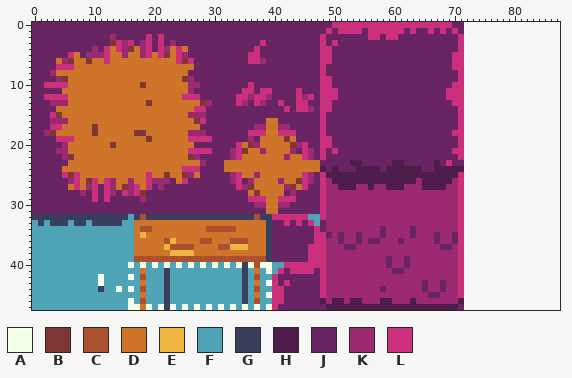
One commit to this pixel-art file: Concept/tileset.aseprite. This is how it looked before the edit.
72x48 pixels, 1 frame. The old version is drawn lined up with the new one, on the new canvas.
Palette (. is transparent): A #f5ffe8  B #7d3833  C #ab5130  D #cf752b  E #f0b541  F #4fa4b8  G #3a3f5e  H #4f1d4c  J #692464  K #9c2a70  L #cc2f7b
Pixels before (only the part around the change), first column x 62:
 0 LLLLLLLLJJ................
 1 JLJJLJLJLJ................
 2 JJJJJJJJJL................
 3 JJJJJJJJJL................
 4 JJJJJJJJJL................
 5 JJJJJJJJLL................
 6 JJJJJJJJLL................
 7 JJJJJJJJLL................
 8 JJJJJJJJJL................
 9 JJJJJJJJJL................
10 JJJJJJJJLL................
11 JJJJJJJLLL................
12 JJJJJJJLLL................
13 JJJJJJJJLL................
14 JJJJJJJJJL................
15 JJJJJJJJJL................
16 JJJJJJJJJL................
17 JJJJJJJJJL................
18 JJJJJJJJLL................
19 JJJJJJJJJL................
20 JJJJJJJJJL................
21 JJJJJJJJLL................
22 JJJJJJJJJL................
23 JJJJJHJLJJ................
24 HHHJJHHHHH................
25 HHHHHHHHHL................
26 HHKHHHHHKL................
27 KKKHHHHKKL................
28 KKKKKKKKKL................
29 KKKKKKKKKL................
30 KKKKKKKKKL................
31 KKKKKKKKKL................
32 KKKKKKKKKL................
33 KKKKKKKKKL................
34 KJKKKKKKKL................
35 KJKKKJKKJL................
36 KKKKKJKKJL................
37 KKKKKKJJKL................
38 KKKKKKKKKL................
39 JKKKKKKKKL................
40 JKKKKKKKKL................
41 KKKKKKKKKL................
42 KKKKKKKKKL................
43 KKKJKKJKKL................
44 KKKJKKJKKL................
45 KKKKJJKKKL................
46 KHKKKKKKKH................
47 HHHHHHHHHJ................
After:
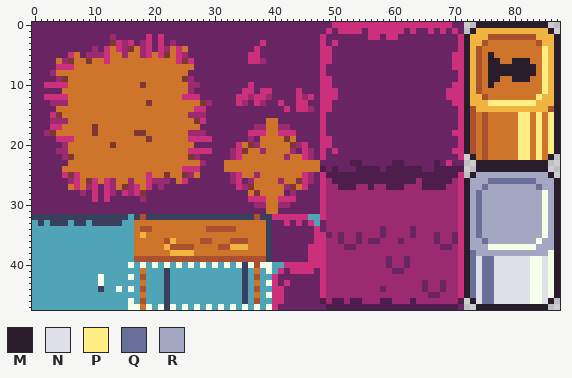
Colours new in this view: M #291d2b  N #dfe0e8  P #ffee83  Q #686f99  R #a3a7c2
The edit:
canvas 72x48 -> 88x48
The author put colour A in rows 28 to 35 at x 85; in row 36 at x 84; in row 37 at x 76 to 83; in row 38 at x 86; in rows 39 to 45 at x 83 to 84 and 86; in row 46 at x 83 to 84.
The author put colour C in row 2 at x 76 to 83; in row 3 at x 75 and 84; in rows 4 to 11 at x 74; in row 12 at x 75; in row 14 at x 73 and 86; in rows 15 to 21 at x 73 and 75.
The author put colour C in row 22 at x 75.
The author put colour D in row 3 at x 76 to 83; in row 4 at x 75 to 84; in row 5 at x 75 and 77 to 84; in row 6 at x 75, 78 to 79 and 83 to 84; in rows 7 to 8 at x 75 and 84; in row 9 at x 75, 78 to 79 and 83 to 84.
The author put colour D in row 10 at x 75 and 77 to 84; in row 11 at x 75 to 84; in row 12 at x 76 to 83; in rows 15 to 22 at x 74, 76 to 80, 83 and 85.
The author put colour E in row 1 at x 74 to 85; in row 2 at x 73 to 75 and 84 to 86; in row 3 at x 73 to 74 and 85 to 86; in rows 4 to 11 at x 73 and 86; in row 12 at x 73 to 74 and 85 to 86; in row 13 at x 73 to 75 and 84 to 86.
The author put colour E in row 14 at x 74 to 85.
The author put colour M in row 0 at x 74 to 85; in row 1 at x 73 and 86; in rows 2 to 4 at x 72 and 87; in row 5 at x 72, 76 and 87; in row 6 at x 72, 76 to 77, 80 to 82 and 87; in rows 7 to 8 at x 72, 76 to 83 and 87.
The author put colour M in row 9 at x 72, 76 to 77, 80 to 82 and 87; in row 10 at x 72, 76 and 87; in rows 11 to 21 at x 72 and 87; in row 22 at x 73 and 86; in rows 23 to 24 at x 74 to 85; in row 25 at x 73 and 86.
The author put colour M in rows 26 to 45 at x 72 and 87; in row 46 at x 73 and 86; in row 47 at x 74 to 85.
The author put colour N in rows 39 to 46 at x 74, 77 to 82 and 85.
The author put colour P in rows 4 to 11 at x 85; in row 12 at x 84; in row 13 at x 76 to 83; in rows 15 to 21 at x 81 to 82, 84 and 86; in row 22 at x 81 to 82 and 84.
The author put colour Q in row 26 at x 76 to 83; in row 27 at x 75 and 84; in rows 28 to 35 at x 74; in row 36 at x 75; in row 38 at x 73; in rows 39 to 45 at x 73 and 75 to 76.
The author put colour Q in row 46 at x 75 to 76.
The author put colour R in row 25 at x 74 to 85; in row 26 at x 73 to 75 and 84 to 86; in row 27 at x 73 to 74, 76 to 83 and 85 to 86; in rows 28 to 35 at x 73, 75 to 84 and 86; in row 36 at x 73 to 74, 76 to 83 and 85 to 86; in row 37 at x 73 to 75 and 84 to 86.
The author put colour R in row 38 at x 74 to 85.
Pixel boxes of the changes (left, top, right, bottom) in both pictures:
added: (464, 22, 560, 310)
